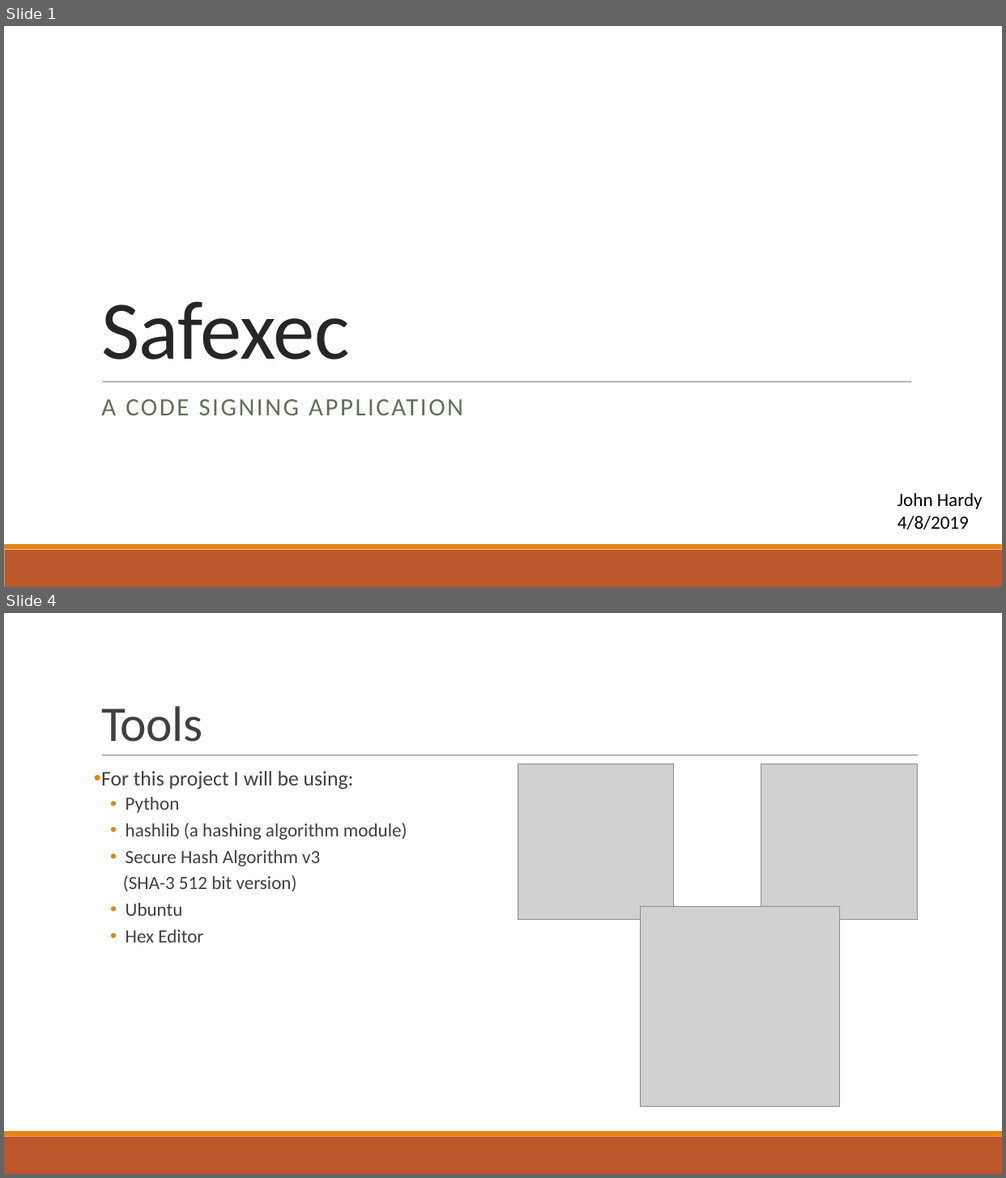
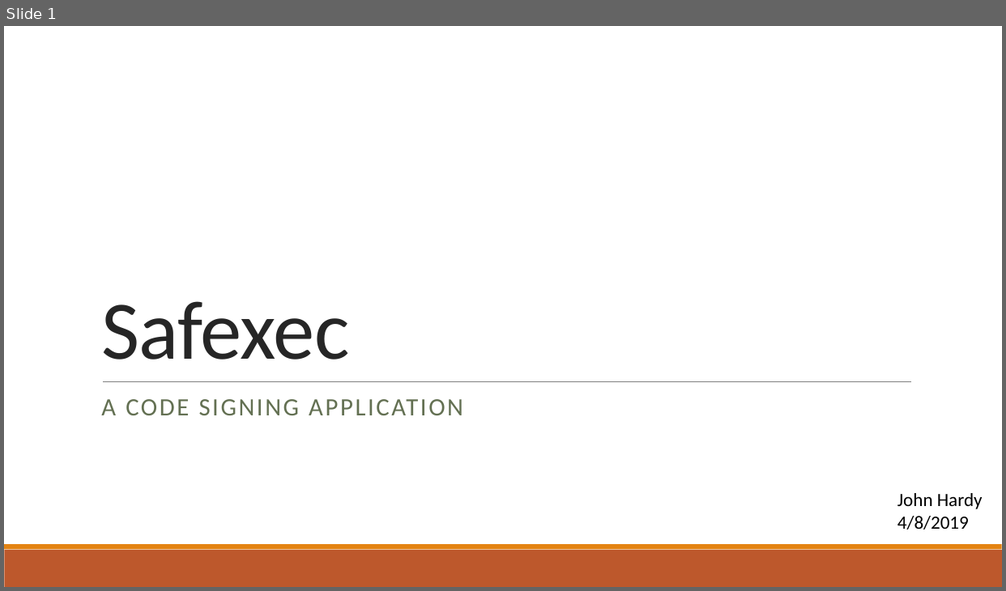
Before and after one commit to JohnHardy5/Safexec, a slide deck: Documents/Final Presentation.pptx. Shown one above the other, each under a label of ours: slides 1 and 4 before the commit, slide 1 after it; the slides between them are not shown. The pictures are 1006x1178 and 1006x591 pixels, drawn with LibreOffice and Linux fonts; fonts in the diff are those of the drawing; grey boxes stand for pictures. Boxes give left, top, right and bottom in pixels: in the first picture for what was removed or moved away, otherwise in the second. Text is boxed around its words. In the diff, an @@ line names an element or a change of style, - is before the commit and + after.

```diff
--- a/Documents/Final Presentation.pptx
+++ b/Documents/Final Presentation.pptx
@@ slide 4 removed at bbox=[4, 613, 1002, 1174], background #FFFFFF; not listed: 2 template elements that a slide beside it also shows @@
@@ title removed at bbox=[101, 706, 202, 742] @@
-Tools
@@ line removed from (102, 756) to (918, 756) @@
@@ text removed at bbox=[101, 771, 407, 943] @@
-• For this project I will be using:
-  • Python
-  • hashlib (a hashing algorithm module)
-  • Secure Hash Algorithm v3
-  (SHA-3 512 bit version)
-  • Ubuntu
-  • Hex Editor
@@ picture removed at bbox=[518, 764, 674, 920] @@
@@ picture removed at bbox=[761, 764, 918, 920] @@
@@ picture removed at bbox=[641, 907, 840, 1107] @@
```
Also in this commit, not shown: 4 slides changed, 3 slides added, 1 other slide removed, 4 other files.
